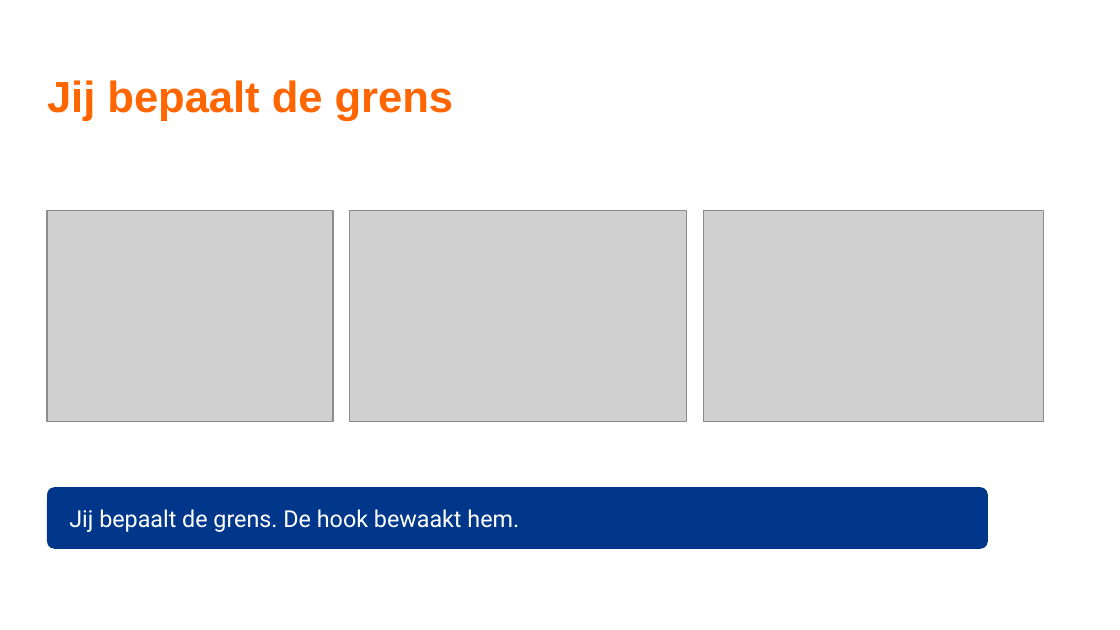
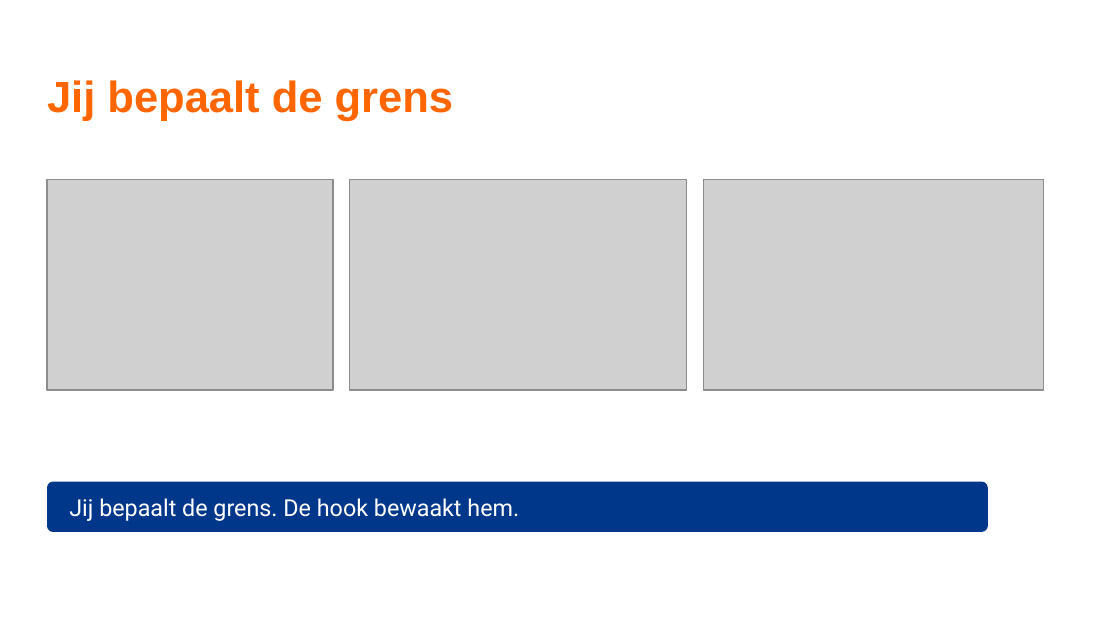
Before and after one commit to TeamNLSportScienceCentre/teamnl-agentic-engineering, a slide deck: slide 5 of naslagwerk/naslagwerk-agentic-engineering.pptx. Drawn at 1120x630 pixels with LibreOffice and Linux fonts; fonts in the diff are those of the drawing; grey boxes stand for pictures; background and template pictures are left out. Boxes give left, top, right and bottom in pixels: in the first picture for what was removed or moved away, otherwise in the second. Text is boxed around its words. In the diff, an @@ line names an element or a change of style, - is before the commit and + after.

```diff
--- a/naslagwerk/naslagwerk-agentic-engineering.pptx
+++ b/naslagwerk/naslagwerk-agentic-engineering.pptx
@@ 3 pictures: place and size @@
-3 pictures at [47, 211, 1044, 421]
+3 pictures at [47, 179, 1044, 390]
@@ rounded rectangle: place and size @@
-rounded rectangle at [47, 487, 988, 549]
+rounded rectangle at [47, 482, 988, 532]
@@ text "Jij bepaalt de grens. De ...": place and size @@
-text "Jij bepaalt de grens. De ..." at [69, 509, 519, 532]
+text "Jij bepaalt de grens. De ..." at [69, 498, 519, 521]
```
Also in this commit, not shown: 7 other slides changed, 4 other files.
